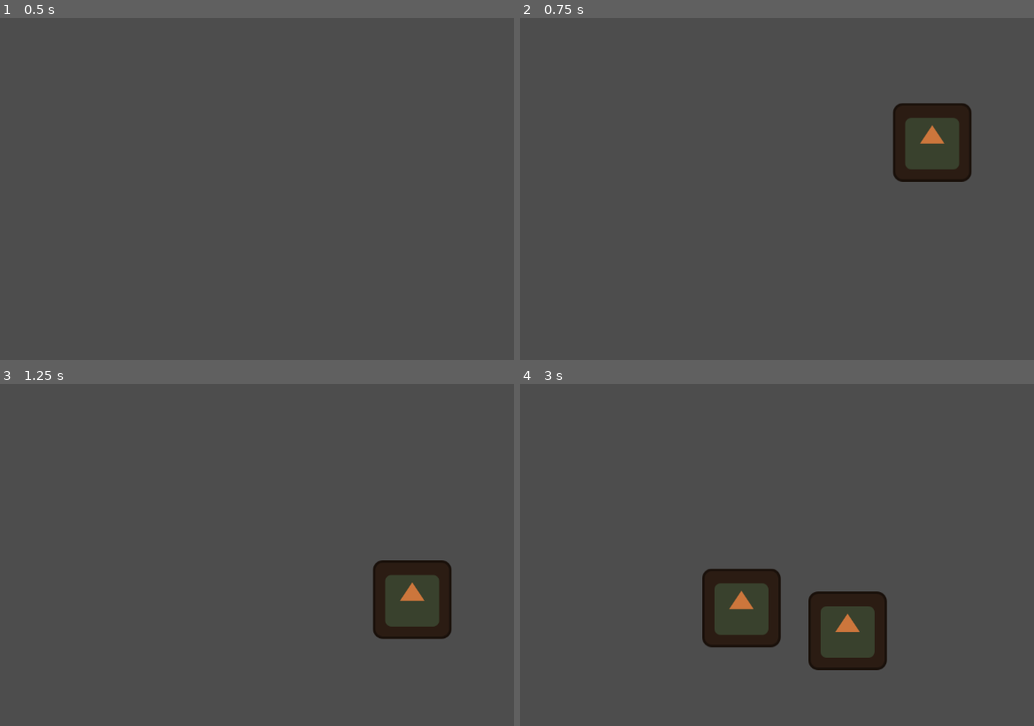
Above: before the commit, frames 1-4 (two rows, left to right).
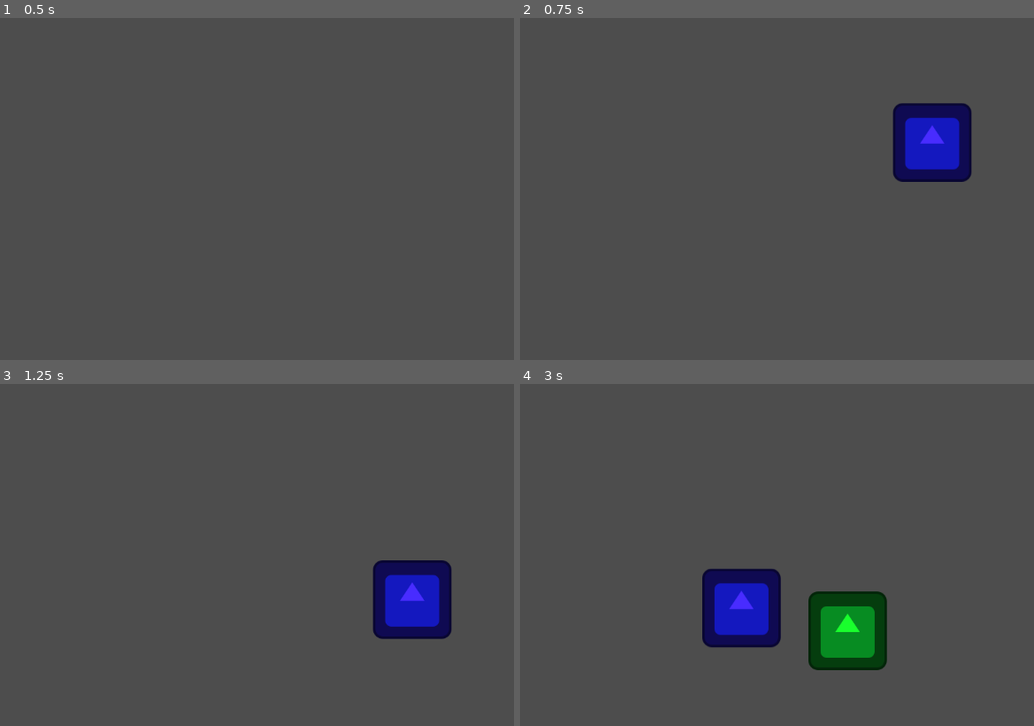
Above: after the commit, the same moments.

Repository: Octoan1/GD2-MG2-Group-3
Game: Godot game, scene res://main.tscn
Two runs of this game, one before a commit and one after it. Both use one fixed random seed, a clock stepped at 60 frames per second and the inputs below. The engine's default icon, where the game draws it, is replaced by a stand-in: a white triangle on a blue panel in a dark square.
Inputs (mouse positions are in pixels of both pictures, inside the frame that each line leads up to):
- Up to frame 1 (0.5 s): no input
- Up to frame 2 (0.75 s): tap Enter at 0.5 s; move the mouse to (931, 141) at 0.52 s; tap 1 at 0.6 s; click (931, 141) at 0.67 s
- Up to frame 3 (1.25 s): tap 2 at 0.8 s
- Up to frame 4 (3 s): move the mouse to (633, 548) at 1.27 s; tap 2 at 1.35 s; click (633, 548) at 1.42 s; tap 3 at 1.55, 2.1 s; move the mouse to (848, 438) at 2.02 s; click (848, 438) at 2.17 s; tap 1 at 2.3, 2.85 s; move the mouse to (741, 606) at 2.77 s; click (741, 606) at 2.92 s

Frame 1 is identical in both runs. In frame 2, 3.4% of the frame differs, in the area x 72-88%, y 24-48%; in frame 3, 3.4%; in frame 4, 6.5%, in the area x 35-71%, y 54-83%.

Commit message:
3 type spawning
[1] - water
[2] - coffee
[3] - germ
[click] - to spawn on mouse location

Diff:
--- /dev/null
+++ b/object_spawner/germ/germ.tscn
@@ -0,0 +1,15 @@
+[gd_scene format=3 uid="uid://dvcb12w0ya81d"]
+
+[ext_resource type="Texture2D" uid="uid://b38elflf55eel" path="res://icon.svg" id="1_pc2wa"]
+
+[sub_resource type="CircleShape2D" id="CircleShape2D_b18de"]
+radius = 62.801273
+
+[node name="Germ" type="RigidBody2D" unique_id=1991736768]
+
+[node name="Sprite2D" type="Sprite2D" parent="." unique_id=1948324836]
+modulate = Color(0.09803922, 1, 0.1764706, 1)
+texture = ExtResource("1_pc2wa")
+
+[node name="CollisionShape2D" type="CollisionShape2D" parent="." unique_id=1327792020]
+shape = SubResource("CircleShape2D_b18de")
--- a/object_spawner/object_spawner.gd
+++ b/object_spawner/object_spawner.gd
@@ -1,10 +1,14 @@
 extends Node2D
 
-@export var coffee_bean : PackedScene
+@export var coffee_bean: PackedScene
+@export var water: PackedScene
+@export var germ: PackedScene
 
 @onready var object_container: Node = $ObjectContainer
 
-enum spawn_type {COFFEE_BEAN, TEA, GERM}
+enum spawn_type {WATER, COFFEE, GERM}
+
+var curr_type: spawn_type = spawn_type.WATER
 
 # shouldn't be needed
 #func _ready() -> void:
@@ -15,16 +19,36 @@
 	#pass
 
 func _input(event: InputEvent) -> void:
+	if event is InputEventKey and event.is_pressed():
+		if event.keycode == KEY_1:
+			curr_type = spawn_type.WATER
+			print("switched to water")
+		if event.keycode == KEY_2:
+			curr_type = spawn_type.COFFEE
+			print("switched to coffee")
+		if event.keycode == KEY_3:
+			curr_type = spawn_type.GERM
+			print("switched to germ")
+		else:
+			pass
+
 	if event is InputEventMouseButton:
 		if event.pressed:
-			spawn_object(spawn_type.COFFEE_BEAN)
+			spawn_object(curr_type)
 
 
-func spawn_object(_type: spawn_type) -> void:
-	for i in range(1):
-		# spawn where mouse clicks for now
-		var mouse_pos = get_global_mouse_position()
+func spawn_object(type: spawn_type) -> void:
+	# spawn where mouse clicks for now
+	var mouse_pos = get_global_mouse_position()
 
-		var bean: Node2D = coffee_bean.instantiate()
-		bean.global_position = mouse_pos
-		object_container.add_child(bean)
+	var instance: Node2D
+	match type:
+		spawn_type.WATER:
+			instance = water.instantiate()
+		spawn_type.COFFEE:
+			instance = coffee_bean.instantiate()
+		spawn_type.GERM:
+			instance = germ.instantiate()
+
+	instance.global_position = mouse_pos
+	object_container.add_child(instance)
--- a/object_spawner/object_spawner.tscn
+++ b/object_spawner/object_spawner.tscn
@@ -2,9 +2,13 @@
 
 [ext_resource type="Script" uid="uid://w5i6kryi1gj1" path="res://object_spawner/object_spawner.gd" id="1_rkups"]
 [ext_resource type="PackedScene" uid="uid://d0u46ocpqtcyc" path="res://object_spawner/coffee/coffee_bean.tscn" id="2_odcuk"]
+[ext_resource type="PackedScene" uid="uid://dainh2ksg5jno" path="res://object_spawner/water/water.tscn" id="3_8n6hu"]
+[ext_resource type="PackedScene" uid="uid://dvcb12w0ya81d" path="res://object_spawner/germ/germ.tscn" id="4_k8w3j"]
 
 [node name="ObjectSpawner" type="Node2D" unique_id=123667683]
 script = ExtResource("1_rkups")
 coffee_bean = ExtResource("2_odcuk")
+water = ExtResource("3_8n6hu")
+germ = ExtResource("4_k8w3j")
 
 [node name="ObjectContainer" type="Node" parent="." unique_id=1459219262]
--- /dev/null
+++ b/object_spawner/water/water.tscn
@@ -0,0 +1,15 @@
+[gd_scene format=3 uid="uid://dainh2ksg5jno"]
+
+[ext_resource type="Texture2D" uid="uid://b38elflf55eel" path="res://icon.svg" id="1_4jhar"]
+
+[sub_resource type="CircleShape2D" id="CircleShape2D_b18de"]
+radius = 62.801273
+
+[node name="Water" type="RigidBody2D" unique_id=1991736768]
+
+[node name="Sprite2D" type="Sprite2D" parent="." unique_id=1948324836]
+modulate = Color(0.28235295, 0.17254902, 1, 1)
+texture = ExtResource("1_4jhar")
+
+[node name="CollisionShape2D" type="CollisionShape2D" parent="." unique_id=1327792020]
+shape = SubResource("CircleShape2D_b18de")
